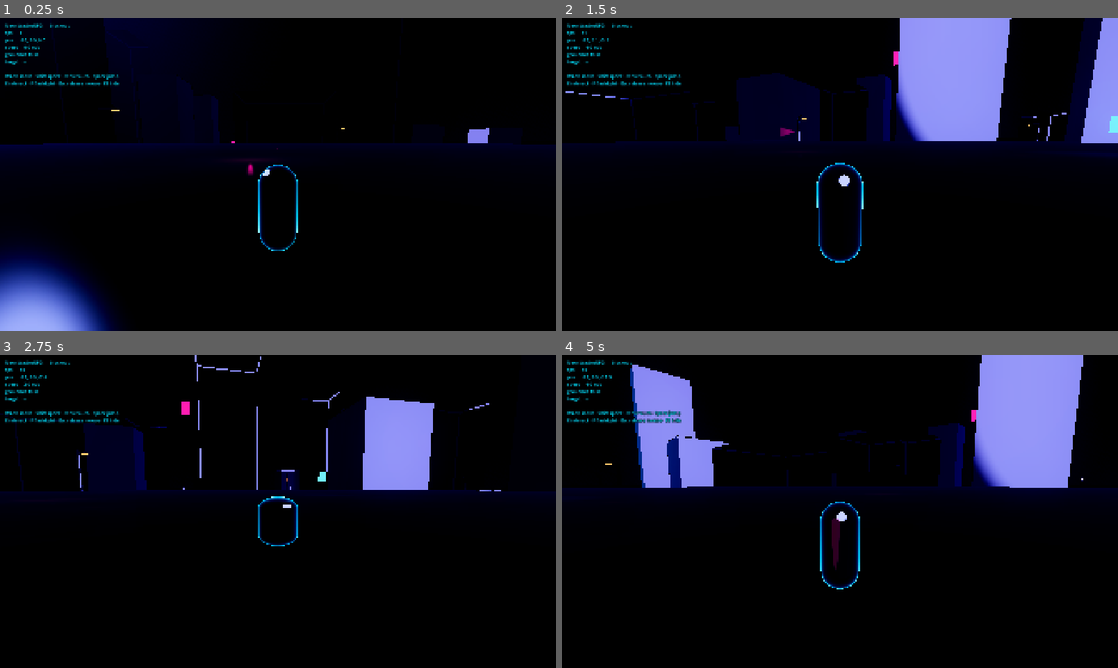
Above: before the commit, frames 1-4 (two rows, left to right).
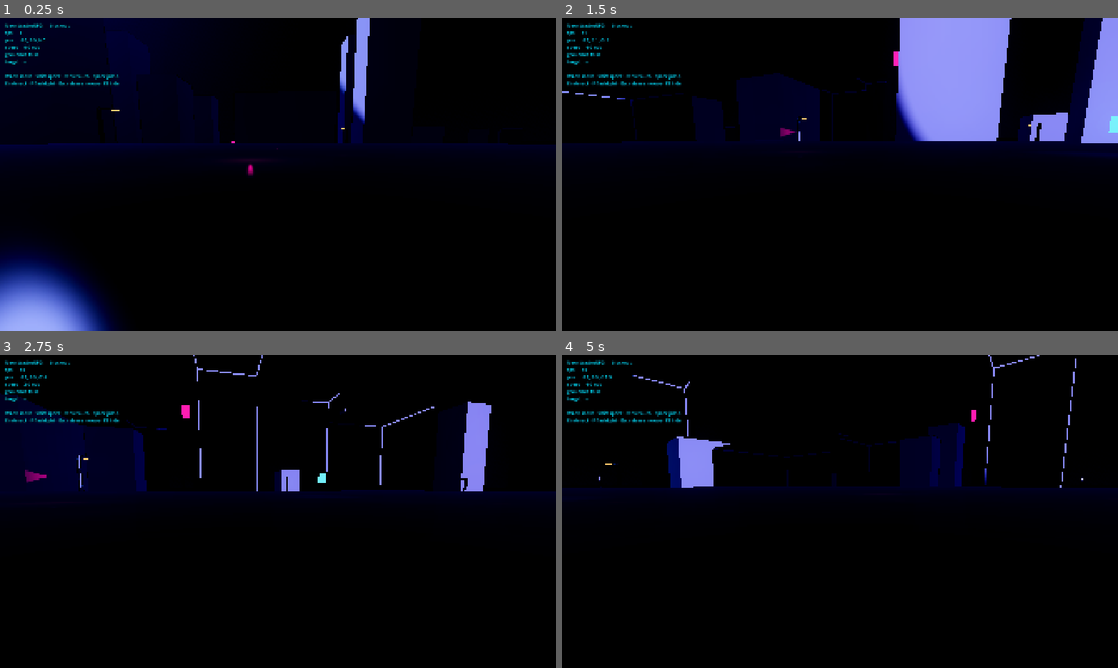
Above: after the commit, the same moments.

Repository: jimmylovnjames/Game-development
Game: Godot game, scene res://scenes/main.tscn
Same seed, same stepped clock (60 frames per second), same inputs: the game is played once before the commit and once after it.
Inputs (mouse positions are in pixels of both pictures, inside the frame that each line leads up to):
- Up to frame 1 (0.25 s): no input
- Up to frame 2 (1.5 s): tap Enter at 0.5 s; move the mouse to (867, 174) at 0.52 s; hold W (move_forward) from 0.53 s (still down); click (867, 174) at 0.6 s; tap Space (jump) at 0.77, 1.07 s; move the mouse to (812, 174) at 1.27 s; right-click (812, 174) at 1.35 s
- Up to frame 3 (2.75 s): keep holding W (move_forward); tap Space (jump) at 1.52, 1.82 s; move the mouse to (289, 505) at 2.02 s; hold Ctrl (crouch) from 2.03 s (still down)
- Up to frame 4 (5 s): keep holding W (move_forward); move the mouse to (834, 517) at 2.77 s; release Ctrl (crouch) at 2.78 s; tap E (interact) at 2.85 s; click (834, 517) at 2.92 s; tap Space (jump) at 3.02, 3.32, 3.77, 4.07, 4.52, 4.82 s; move the mouse to (878, 514) at 3.52 s; tap J (journal) at 3.6 s; move the mouse to (795, 508) at 4.27 s; tap Shift (sprint) at 4.35 s

The runs differ from the first frame. In frame 1, 1.8% of the frame differs, in the area x 7-93%, y 0-75%; in frame 2, 3.1%; in frame 3, 9.2%; in frame 4, 12%, in the area x 6-94%, y 0-75%.
Error after the commit: Invalid access to property or key 'scale' on a base object of type 'null instance'. (res://scripts/player/player_controller.gd:123)

Commit message:
Add visor/accent/eyes/mask materials + character scenes

Diff:
--- /dev/null
+++ b/assets/materials/toon_accent.tres
@@ -0,0 +1,29 @@
+[gd_resource type="ShaderMaterial" load_steps=3 format=3]
+
+[ext_resource type="Shader" path="res://shaders/toon_cel.gdshader" id="1_toon"]
+[ext_resource type="Material" path="res://assets/materials/outline_ink.tres" id="2_ink"]
+
+[resource]
+resource_name = "toon_accent"
+render_priority = 0
+next_pass = ExtResource("2_ink")
+shader = ExtResource("1_toon")
+shader_parameter/albedo_color = Color(0.05,0.05,0.08, 1)
+shader_parameter/uv_scale = Vector2(1, 1)
+shader_parameter/roughness = 0.35
+shader_parameter/metallic = 0.4
+shader_parameter/light_bands = 3.0
+shader_parameter/band_softness = 0.022
+shader_parameter/shadow_wrap = 0.38
+shader_parameter/shadow_tint = Color(0.26, 0.18, 0.42, 1)
+shader_parameter/shadow_tint_strength = 0.6
+shader_parameter/spec_threshold = 0.58
+shader_parameter/spec_softness = 0.025
+shader_parameter/spec_strength = 0.9
+shader_parameter/rim_color = Color(1.0,0.18,0.58, 1)
+shader_parameter/rim_power = 2.8
+shader_parameter/rim_strength = 2.0
+shader_parameter/rim_light_bias = 0.35
+shader_parameter/emission_color = Color(1.0,0.18,0.58, 1)
+shader_parameter/emission_energy = 2.2
+shader_parameter/grime_strength = 0.0
--- /dev/null
+++ b/assets/materials/toon_eyes.tres
@@ -0,0 +1,29 @@
+[gd_resource type="ShaderMaterial" load_steps=3 format=3]
+
+[ext_resource type="Shader" path="res://shaders/toon_cel.gdshader" id="1_toon"]
+[ext_resource type="Material" path="res://assets/materials/outline_ink.tres" id="2_ink"]
+
+[resource]
+resource_name = "toon_eyes"
+render_priority = 0
+next_pass = ExtResource("2_ink")
+shader = ExtResource("1_toon")
+shader_parameter/albedo_color = Color(0.02,0.02,0.04, 1)
+shader_parameter/uv_scale = Vector2(1, 1)
+shader_parameter/roughness = 0.25
+shader_parameter/metallic = 0.2
+shader_parameter/light_bands = 3.0
+shader_parameter/band_softness = 0.022
+shader_parameter/shadow_wrap = 0.38
+shader_parameter/shadow_tint = Color(0.26, 0.18, 0.42, 1)
+shader_parameter/shadow_tint_strength = 0.6
+shader_parameter/spec_threshold = 0.58
+shader_parameter/spec_softness = 0.025
+shader_parameter/spec_strength = 0.9
+shader_parameter/rim_color = Color(0.0,0.95,1.0, 1)
+shader_parameter/rim_power = 2.8
+shader_parameter/rim_strength = 1.5
+shader_parameter/rim_light_bias = 0.35
+shader_parameter/emission_color = Color(0.0,0.85,1.0, 1)
+shader_parameter/emission_energy = 1.4
+shader_parameter/grime_strength = 0.0
--- /dev/null
+++ b/assets/materials/toon_mask.tres
@@ -0,0 +1,29 @@
+[gd_resource type="ShaderMaterial" load_steps=3 format=3]
+
+[ext_resource type="Shader" path="res://shaders/toon_cel.gdshader" id="1_toon"]
+[ext_resource type="Material" path="res://assets/materials/outline_ink.tres" id="2_ink"]
+
+[resource]
+resource_name = "toon_mask"
+render_priority = 0
+next_pass = ExtResource("2_ink")
+shader = ExtResource("1_toon")
+shader_parameter/albedo_color = Color(0.12,0.12,0.16, 1)
+shader_parameter/uv_scale = Vector2(1, 1)
+shader_parameter/roughness = 0.4
+shader_parameter/metallic = 0.25
+shader_parameter/light_bands = 3.0
+shader_parameter/band_softness = 0.022
+shader_parameter/shadow_wrap = 0.38
+shader_parameter/shadow_tint = Color(0.26, 0.18, 0.42, 1)
+shader_parameter/shadow_tint_strength = 0.6
+shader_parameter/spec_threshold = 0.58
+shader_parameter/spec_softness = 0.025
+shader_parameter/spec_strength = 0.9
+shader_parameter/rim_color = Color(0.7,0.2,0.5, 1)
+shader_parameter/rim_power = 2.8
+shader_parameter/rim_strength = 1.6
+shader_parameter/rim_light_bias = 0.35
+shader_parameter/emission_color = Color(0.4,0.05,0.2, 1)
+shader_parameter/emission_energy = 0.6
+shader_parameter/grime_strength = 0.05
--- /dev/null
+++ b/assets/materials/toon_visor.tres
@@ -0,0 +1,29 @@
+[gd_resource type="ShaderMaterial" load_steps=3 format=3]
+
+[ext_resource type="Shader" path="res://shaders/toon_cel.gdshader" id="1_toon"]
+[ext_resource type="Material" path="res://assets/materials/outline_ink.tres" id="2_ink"]
+
+[resource]
+resource_name = "toon_visor"
+render_priority = 0
+next_pass = ExtResource("2_ink")
+shader = ExtResource("1_toon")
+shader_parameter/albedo_color = Color(0.02,0.08,0.12, 1)
+shader_parameter/uv_scale = Vector2(1, 1)
+shader_parameter/roughness = 0.18
+shader_parameter/metallic = 0.65
+shader_parameter/light_bands = 3.0
+shader_parameter/band_softness = 0.022
+shader_parameter/shadow_wrap = 0.38
+shader_parameter/shadow_tint = Color(0.26, 0.18, 0.42, 1)
+shader_parameter/shadow_tint_strength = 0.6
+shader_parameter/spec_threshold = 0.58
+shader_parameter/spec_softness = 0.025
+shader_parameter/spec_strength = 0.9
+shader_parameter/rim_color = Color(0.0,0.9,1.0, 1)
+shader_parameter/rim_power = 2.8
+shader_parameter/rim_strength = 2.2
+shader_parameter/rim_light_bias = 0.35
+shader_parameter/emission_color = Color(0.0,0.7,0.95, 1)
+shader_parameter/emission_energy = 1.8
+shader_parameter/grime_strength = 0.0
--- /dev/null
+++ b/scenes/characters/enemy_corp.tscn
@@ -0,0 +1,28 @@
+[gd_scene load_steps=3 format=3]
+
+[ext_resource type="Script" path="res://scripts/characters/npc_body.gd" id="1_body"]
+[ext_resource type="Script" path="res://scripts/characters/comic_visual.gd" id="2_visual"]
+
+[sub_resource type="CapsuleShape3D" id="CapsuleShape3D_body"]
+radius = 0.38
+height = 1.84
+
+[node name="EnemyCorp" type="CharacterBody3D"]
+collision_layer = 3
+collision_mask = 1
+script = ExtResource("1_body")
+wander = true
+wander_radius = 4.0
+
+[node name="Collision" type="CollisionShape3D" parent="."]
+transform = Transform3D(1, 0, 0, 0, 1, 0, 0, 0, 1, 0, 0.92, 0)
+shape = SubResource("CapsuleShape3D_body")
+
+[node name="Visual" type="Node3D" parent="."]
+script = ExtResource("2_visual")
+kit = 4
+face_mask = false
+show_visor = true
+hair_style = 2
+idle_bob = 0.6
+walk_swing = 1.0
--- /dev/null
+++ b/scenes/characters/enemy_thug.tscn
@@ -0,0 +1,28 @@
+[gd_scene load_steps=3 format=3]
+
+[ext_resource type="Script" path="res://scripts/characters/npc_body.gd" id="1_body"]
+[ext_resource type="Script" path="res://scripts/characters/comic_visual.gd" id="2_visual"]
+
+[sub_resource type="CapsuleShape3D" id="CapsuleShape3D_body"]
+radius = 0.4
+height = 1.85
+
+[node name="EnemyThug" type="CharacterBody3D"]
+collision_layer = 3
+collision_mask = 1
+script = ExtResource("1_body")
+wander = true
+wander_radius = 6.0
+
+[node name="Collision" type="CollisionShape3D" parent="."]
+transform = Transform3D(1, 0, 0, 0, 1, 0, 0, 0, 1, 0, 0.92, 0)
+shape = SubResource("CapsuleShape3D_body")
+
+[node name="Visual" type="Node3D" parent="."]
+script = ExtResource("2_visual")
+kit = 3
+face_mask = true
+show_visor = false
+hair_style = 0
+idle_bob = 0.7
+walk_swing = 1.1
--- /dev/null
+++ b/scenes/characters/npc_civilian.tscn
@@ -0,0 +1,26 @@
+[gd_scene load_steps=3 format=3]
+
+[ext_resource type="Script" path="res://scripts/characters/npc_body.gd" id="1_body"]
+[ext_resource type="Script" path="res://scripts/characters/comic_visual.gd" id="2_visual"]
+
+[sub_resource type="CapsuleShape3D" id="CapsuleShape3D_body"]
+radius = 0.38
+height = 1.82
+
+[node name="NPCCivilian" type="CharacterBody3D"]
+collision_layer = 4
+collision_mask = 1
+script = ExtResource("1_body")
+
+[node name="Collision" type="CollisionShape3D" parent="."]
+transform = Transform3D(1, 0, 0, 0, 1, 0, 0, 0, 1, 0, 0.91, 0)
+shape = SubResource("CapsuleShape3D_body")
+
+[node name="Visual" type="Node3D" parent="."]
+script = ExtResource("2_visual")
+kit = 1
+face_mask = false
+show_visor = false
+hair_style = 1
+idle_bob = 1.0
+walk_swing = 0.85
--- /dev/null
+++ b/scenes/characters/npc_tech.tscn
@@ -0,0 +1,26 @@
+[gd_scene load_steps=3 format=3]
+
+[ext_resource type="Script" path="res://scripts/characters/npc_body.gd" id="1_body"]
+[ext_resource type="Script" path="res://scripts/characters/comic_visual.gd" id="2_visual"]
+
+[sub_resource type="CapsuleShape3D" id="CapsuleShape3D_body"]
+radius = 0.38
+height = 1.82
+
+[node name="NPCTech" type="CharacterBody3D"]
+collision_layer = 4
+collision_mask = 1
+script = ExtResource("1_body")
+
+[node name="Collision" type="CollisionShape3D" parent="."]
+transform = Transform3D(1, 0, 0, 0, 1, 0, 0, 0, 1, 0, 0.91, 0)
+shape = SubResource("CapsuleShape3D_body")
+
+[node name="Visual" type="Node3D" parent="."]
+script = ExtResource("2_visual")
+kit = 2
+face_mask = false
+show_visor = true
+hair_style = 2
+idle_bob = 0.8
+walk_swing = 0.9
--- a/scenes/player/player.tscn
+++ b/scenes/player/player.tscn
@@ -1,19 +1,11 @@
-[gd_scene load_steps=6 format=3]
+[gd_scene load_steps=3 format=3]
 
 [ext_resource type="Script" path="res://scripts/player/player_controller.gd" id="1_ctrl"]
-[ext_resource type="Material" path="res://assets/materials/toon_player.tres" id="2_mat"]
+[ext_resource type="Script" path="res://scripts/characters/comic_visual.gd" id="2_visual"]
 
 [sub_resource type="CapsuleShape3D" id="CapsuleShape3D_body"]
-radius = 0.4
-height = 1.8
-
-[sub_resource type="CapsuleMesh" id="CapsuleMesh_body"]
-radius = 0.4
-height = 1.8
-
-[sub_resource type="CapsuleMesh" id="CapsuleMesh_head"]
-radius = 0.16
-height = 0.44
+radius = 0.38
+height = 1.82
 
 [node name="Player" type="CharacterBody3D"]
 collision_layer = 2
@@ -21,21 +13,20 @@
 script = ExtResource("1_ctrl")
 
 [node name="Collision" type="CollisionShape3D" parent="."]
-transform = Transform3D(1, 0, 0, 0, 1, 0, 0, 0, 1, 0, 0.9, 0)
+transform = Transform3D(1, 0, 0, 0, 1, 0, 0, 0, 1, 0, 0.91, 0)
 shape = SubResource("CapsuleShape3D_body")
 
-[node name="Mesh" type="MeshInstance3D" parent="."]
-transform = Transform3D(1, 0, 0, 0, 1, 0, 0, 0, 1, 0, 0.9, 0)
-mesh = SubResource("CapsuleMesh_body")
-surface_material_override/0 = ExtResource("2_mat")
-
-[node name="Snout" type="MeshInstance3D" parent="Mesh"]
-transform = Transform3D(1, 0, 0, 0, 0, 1, 0, -1, 0, 0, 0.62, -0.3)
-mesh = SubResource("CapsuleMesh_head")
-surface_material_override/0 = ExtResource("2_mat")
+[node name="Visual" type="Node3D" parent="."]
+script = ExtResource("2_visual")
+kit = 0
+face_mask = false
+show_visor = true
+hair_style = 1
+idle_bob = 1.0
+walk_swing = 1.0
 
 [node name="CameraPivot" type="Node3D" parent="."]
-transform = Transform3D(1, 0, 0, 0, 1, 0, 0, 0, 1, 0, 1.6, 0)
+transform = Transform3D(1, 0, 0, 0, 1, 0, 0, 0, 1, 0, 1.65, 0)
 
 [node name="SpringArm3D" type="SpringArm3D" parent="CameraPivot"]
 collision_mask = 1
@@ -54,7 +45,6 @@
 collide_with_areas = true
 
 [node name="Flashlight" type="SpotLight3D" parent="CameraPivot"]
-transform = Transform3D(1, 0, 0, 0, 1, 0, 0, 0, 1, 0, 0, 0)
 visible = false
 light_color = Color(0.85, 0.92, 1, 1)
 light_energy = 4.0
